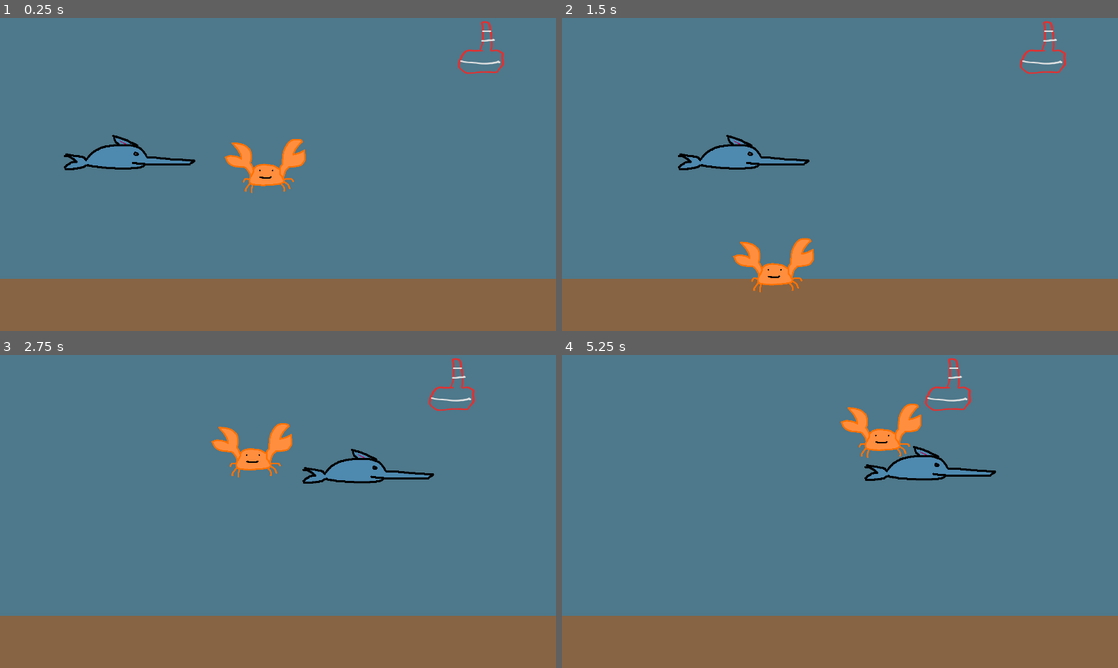
Above: before the commit, frames 1-4 (two rows, left to right).
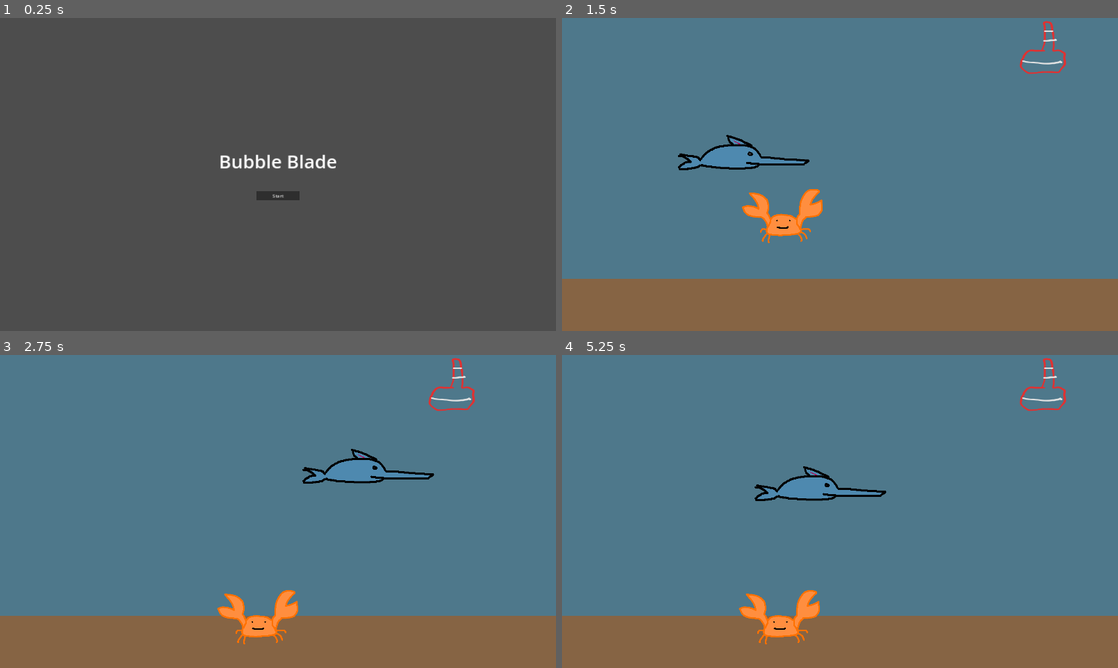
Above: after the commit, the same moments.

Repository: JohnEdChristensen/BubbleBlade
Game: Godot game, scene res://main_menu.tscn
Same seed, same stepped clock (60 frames per second), same inputs: the game is played once before the commit and once after it. Before the commit the project starts from res://ocean.tscn.
Inputs (mouse positions are in pixels of both pictures, inside the frame that each line leads up to):
- Up to frame 1 (0.25 s): no input
- Up to frame 2 (1.5 s): click (840, 196) at 0.5 s, where only the run after the commit has a clickable "Start"; hold D (Move Right) from 1.28 s (still down); hold Shift (Sprint) from 1.28 s (still down)
- Up to frame 3 (2.75 s): keep holding D (Move Right); tap W (Move Up) at 1.52, 2.27 s; release Shift (Sprint) at 2.03 s; tap Shift (Sprint) at 2.1 s
- Up to frame 4 (5.25 s): release D (Move Right) at 2.78 s; hold A (Move Left) 2.78-3.5 s; hold Shift (Sprint) 2.78-3.5 s; click (840, 533) at 3.5 s, where only the run after the commit has a clickable "Start"; hold D (Move Right) from 4.28 s (still down); tap Shift (Sprint) at 4.35 s; tap W (Move Up) at 4.52 s; hold Shift (Sprint) from 5.03 s (still down)

The runs differ from the first frame. In frame 1, 100% of the frame differs, in the area x 0-100%, y 0-100%; in frame 2, 2.1%; in frame 3, 2.1%; in frame 4, 5.1%.

Commit message:
Add main menu

Diff:
--- /dev/null
+++ b/main_menu.gd
@@ -0,0 +1,19 @@
+extends Control
+
+var ocean_template = preload("res://ocean.tscn")
+
+# Called when the node enters the scene tree for the first time.
+func _ready():
+	pass # Replace with function body.
+
+
+# Called every frame. 'delta' is the elapsed time since the previous frame.
+func _process(delta):
+	pass
+
+
+func _on_button_pressed():
+	var game = ocean_template.instantiate()
+	game.main_menu_node = self
+	get_parent().add_child(game)
+	hide()
--- /dev/null
+++ b/main_menu.tscn
@@ -0,0 +1,39 @@
+[gd_scene load_steps=2 format=3 uid="uid://uffpho64kgc"]
+
+[ext_resource type="Script" path="res://main_menu.gd" id="1_5ynaq"]
+
+[node name="MainMenu" type="Control"]
+layout_mode = 3
+anchors_preset = 15
+anchor_right = 1.0
+anchor_bottom = 1.0
+grow_horizontal = 2
+grow_vertical = 2
+script = ExtResource("1_5ynaq")
+
+[node name="VBoxContainer" type="VBoxContainer" parent="."]
+layout_mode = 1
+anchors_preset = 15
+anchor_right = 1.0
+anchor_bottom = 1.0
+grow_horizontal = 2
+grow_vertical = 2
+alignment = 1
+
+[node name="Label" type="Label" parent="VBoxContainer"]
+layout_mode = 2
+theme_override_font_sizes/font_size = 64
+text = "Bubble Blade"
+horizontal_alignment = 1
+
+[node name="Spacer" type="Control" parent="VBoxContainer"]
+custom_minimum_size = Vector2(0, 50)
+layout_mode = 2
+
+[node name="Button" type="Button" parent="VBoxContainer"]
+custom_minimum_size = Vector2(150, 0)
+layout_mode = 2
+size_flags_horizontal = 4
+text = "Start"
+
+[connection signal="pressed" from="VBoxContainer/Button" to="." method="_on_button_pressed"]
--- a/ocean.gd
+++ b/ocean.gd
@@ -4,6 +4,7 @@
 var enemy_template = preload("res://enemy.tscn")
 
 var player
+var main_menu_node
 
 # Called when the node enters the scene tree for the first time.
 func _ready() -> void:
@@ -18,7 +19,7 @@
 	pass
 
 func _on_hit_player():
-	pass
+	back_to_menu()
 
 func spawn_crab():
 	var enemy = enemy_template.instantiate()
@@ -26,3 +27,8 @@
 	enemy.hit_player.connect(_on_hit_player)
 	enemy.crab_perished.connect(spawn_crab)
 	add_child(enemy)
+
+
+func back_to_menu():
+	main_menu_node.show()
+	queue_free()
--- a/project.godot
+++ b/project.godot
@@ -11,7 +11,7 @@
 [application]
 
 config/name="BubbleBlade"
-run/main_scene="res://ocean.tscn"
+run/main_scene="res://main_menu.tscn"
 config/features=PackedStringArray("4.3", "GL Compatibility")
 config/icon="res://icon.svg"
 
Not shown, added: oce5DC2.tmp
